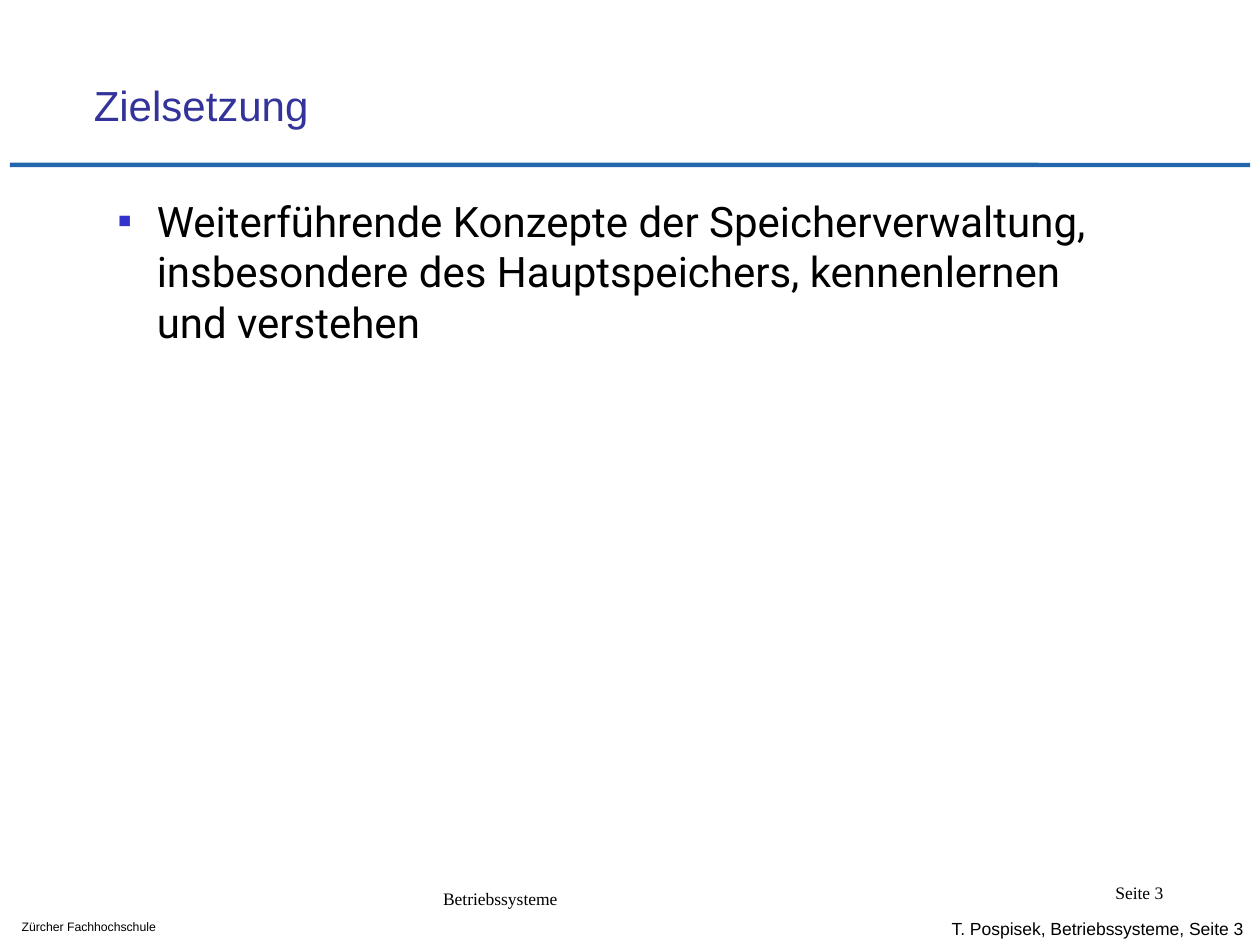
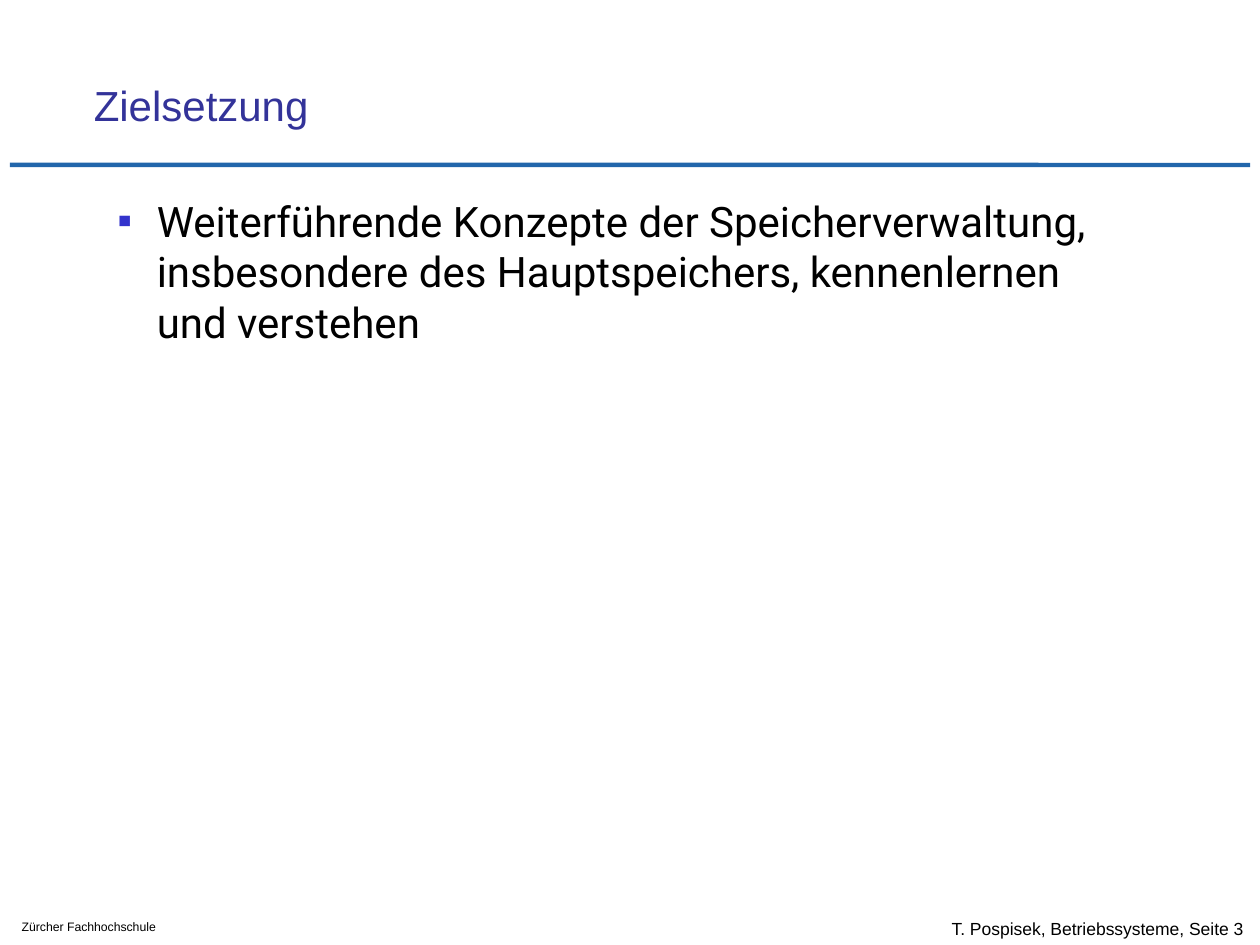
Before and after one commit to tpo/betriebssysteme, a slide deck: slide 3 of 11_Speicherverwaltung_Strategien.odp. Drawn at 1260x945 pixels with LibreOffice and Linux fonts; fonts in the diff are those of the drawing; background and template pictures are left out. Boxes give left, top, right and bottom in pixels: in the first picture for what was removed or moved away, otherwise in the second. Text is boxed around its words. In the diff, an @@ line names an element or a change of style, - is before the commit and + after.

```diff
--- a/11_Speicherverwaltung_Strategien.odp
+++ b/11_Speicherverwaltung_Strategien.odp
@@ text removed at [443, 893, 557, 909] @@
-Betriebssysteme
@@ page number removed at [1115, 887, 1164, 899] @@
-Seite 3
```
Also in this commit, not shown: 7 other slides changed, 1 slide added.
